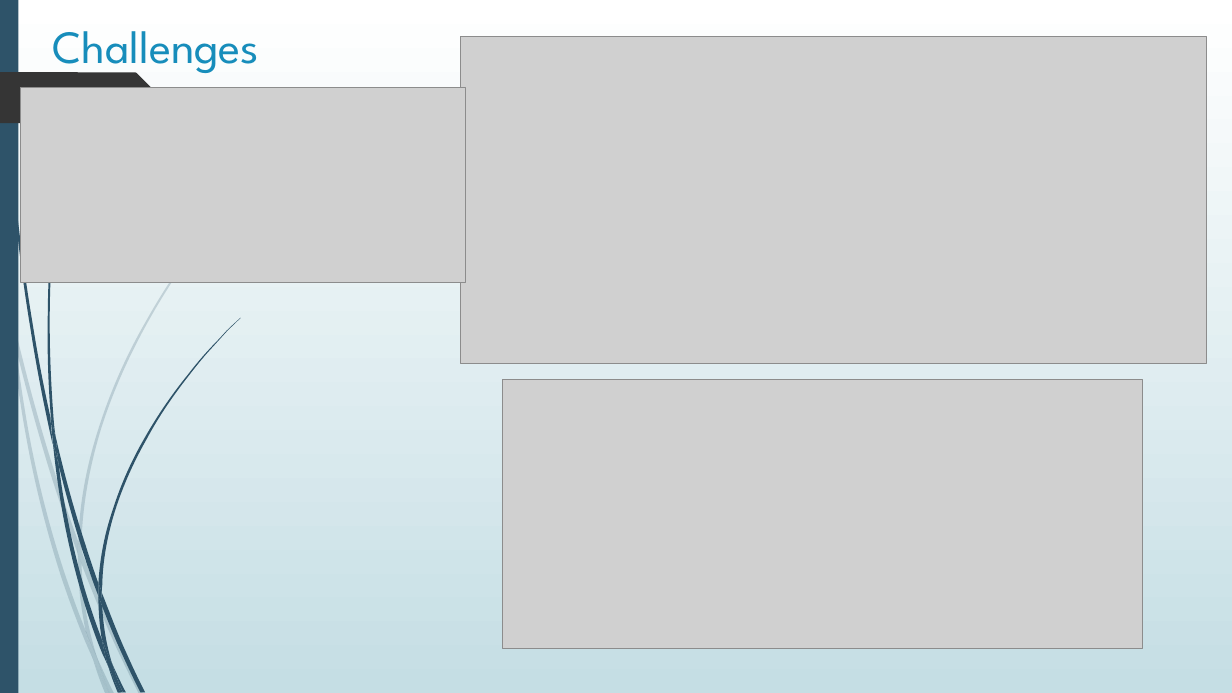
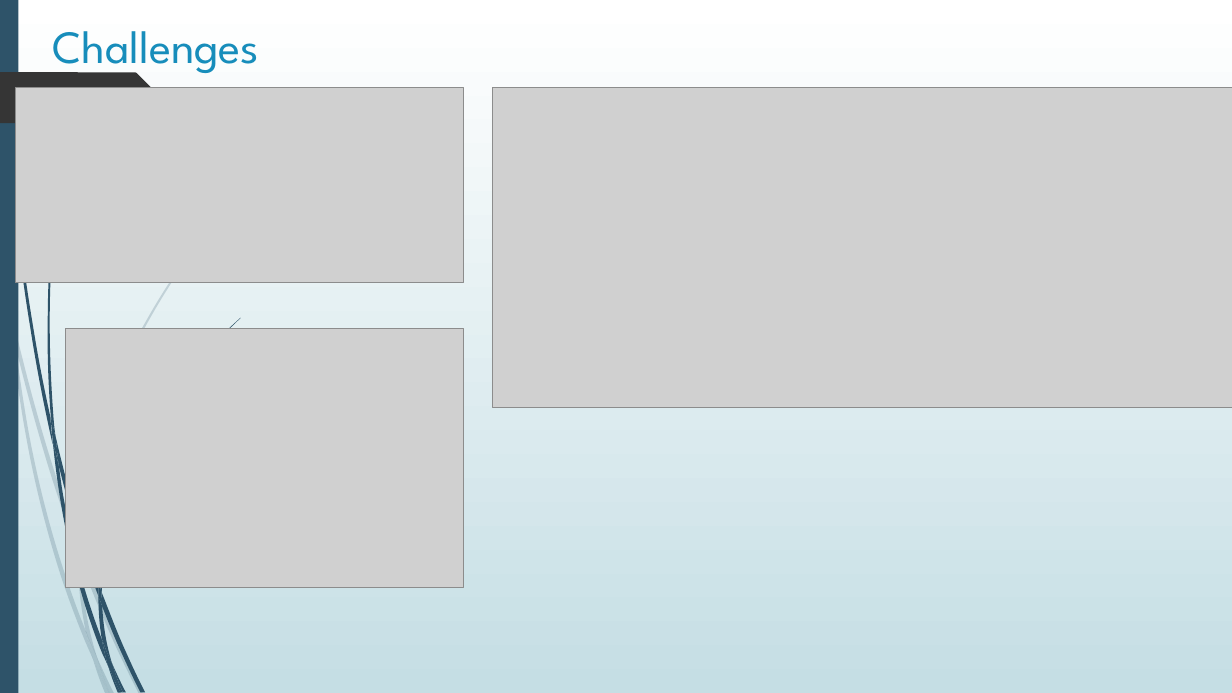
Before and after one commit to Azam6169/storageSystem, a slide deck: slide 4 of PHP-Presentation.pptx (slide 5 before the commit). Drawn at 1232x693 pixels with LibreOffice and Linux fonts; fonts in the diff are those of the drawing; grey boxes stand for pictures. Boxes give left, top, right and bottom in pixels: in the first picture for what was removed or moved away, otherwise in the second. Text is boxed around its words. In the diff, an @@ line names an element or a change of style, - is before the commit and + after.

```diff
--- a/PHP-Presentation.pptx
+++ b/PHP-Presentation.pptx
@@ picture removed at box(460, 36, 1207, 363) @@
@@ picture: place and size @@
-picture at box(20, 88, 465, 283)
+picture at box(16, 88, 465, 283)
@@ picture: place and size @@
-picture at box(503, 379, 1142, 649)
+picture at box(492, 88, 1232, 408)
@@ picture added at box(66, 329, 464, 588) @@
@@ freeform shape removed at box(78, 542, 81, 564) @@
```
Also in this commit, not shown: 6 other slides changed, 1 slide added, 1 slide removed, 6 other files.
